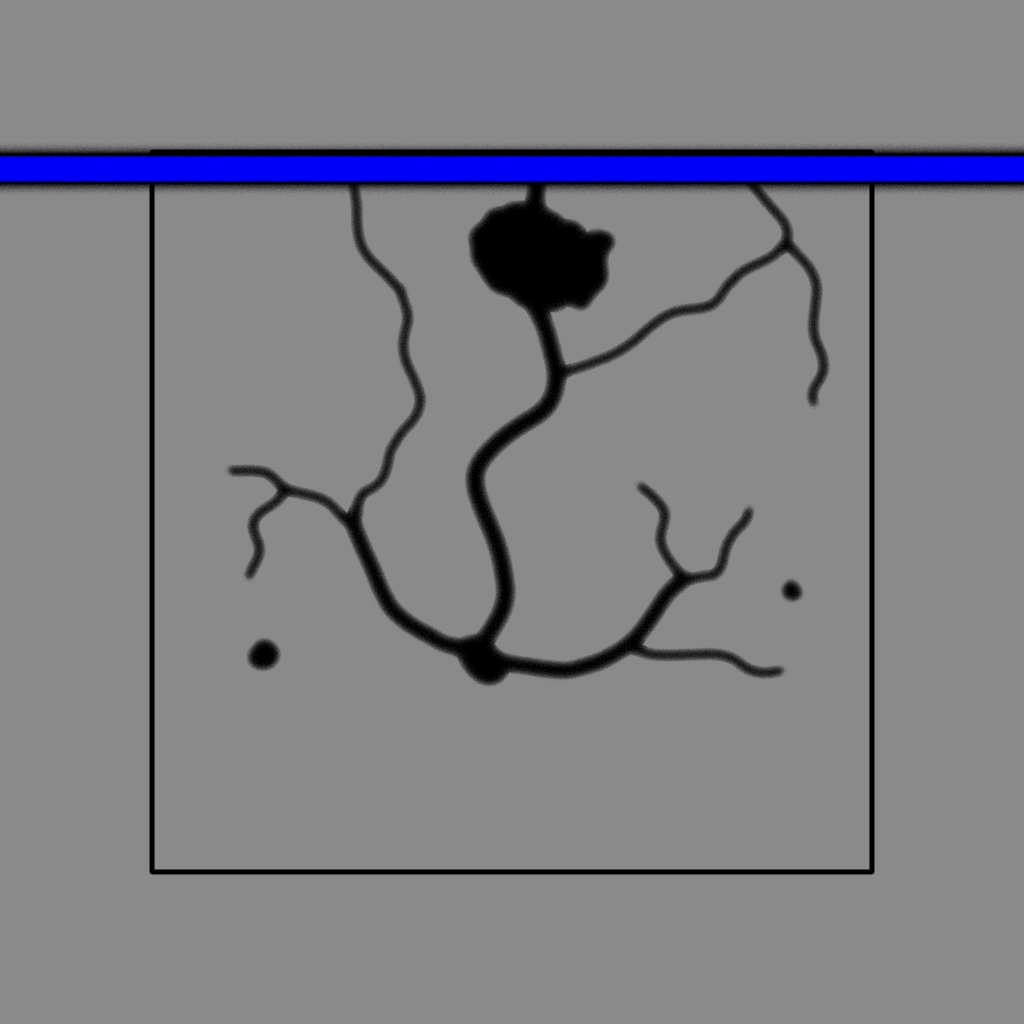
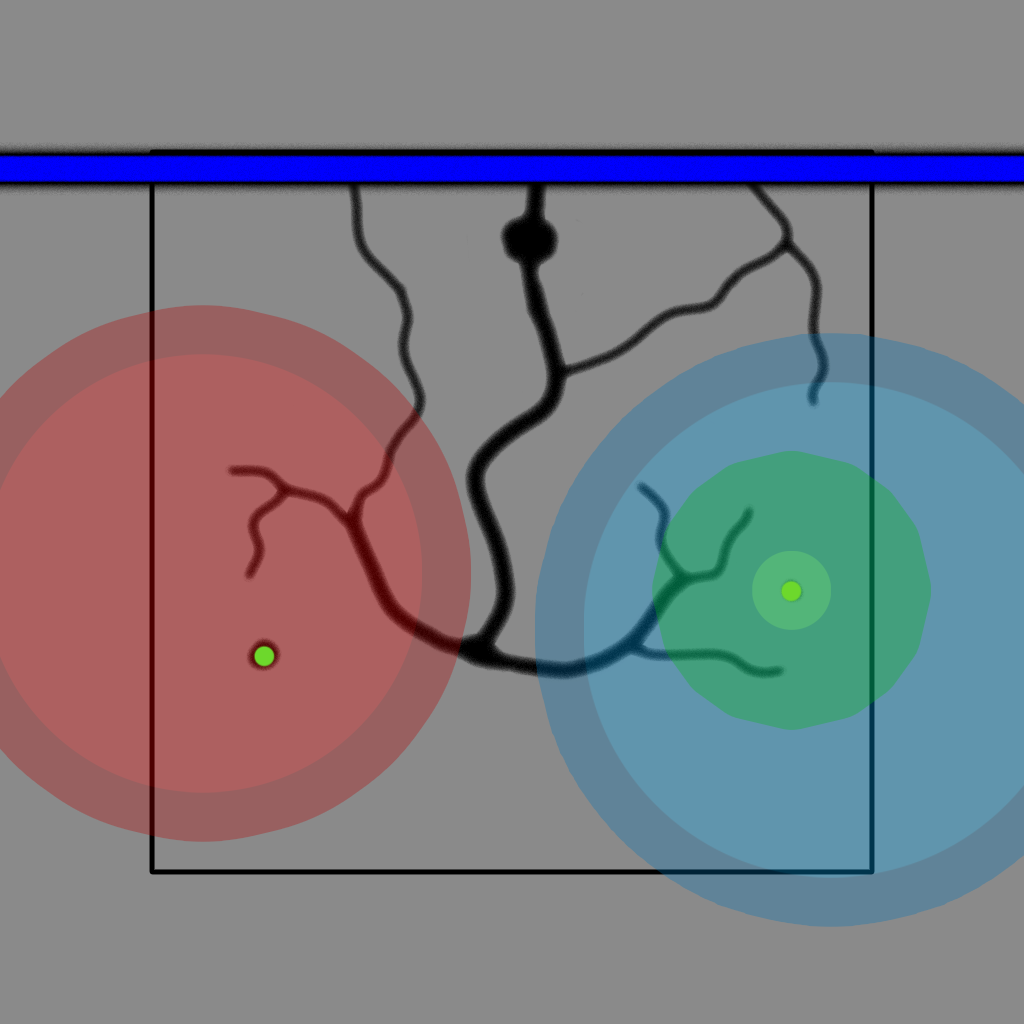
The second 1024×1024 image is a revision of the first. Changes to its layers:
showed group "tmp" (5 layers) over bbox(0, 354, 1024, 878)
painted on "Calque 2" over bbox(449, 197, 618, 689)
